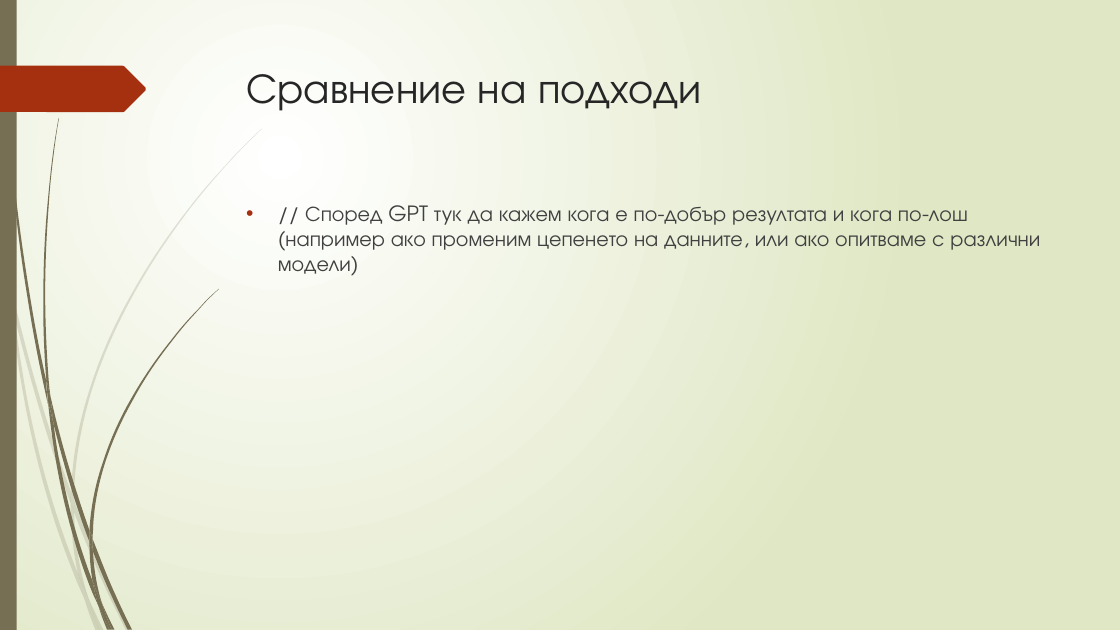
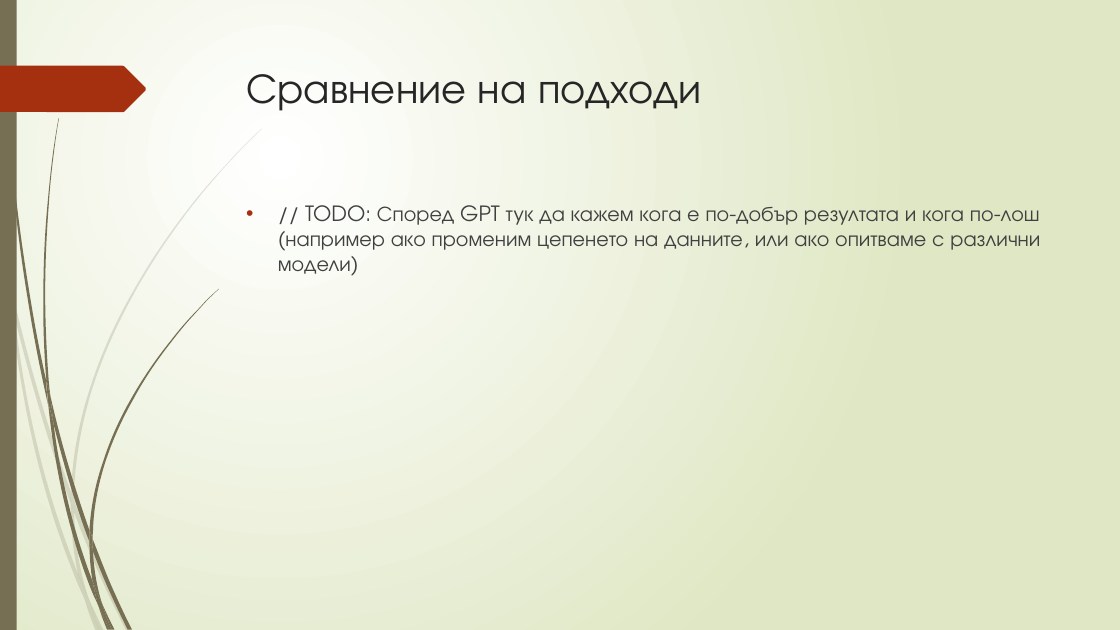
Before and after one commit to Samuil12/project_RAG, a slide deck: slide 13 of rag_presentation.pptx. Drawn at 1120x630 pixels with LibreOffice and Linux fonts; fonts in the diff are those of the drawing. Boxes give left, top, right and bottom in pixels: in the first picture for what was removed or moved away, otherwise in the second. Text is boxed around its words. In the diff, an @@ line names an element or a change of style, - is before the commit and + after.

```diff
--- a/rag_presentation.pptx
+++ b/rag_presentation.pptx
@@ text at (278,205,1040,276): text changed @@
-• // Според GPT тук да кажем кога е по-добър резултата и кога по-лош (например ако променим цепенето на данните, или ако опитваме с различни модели)
+• // TODO: Според GPT тук да кажем кога е по-добър резултата и кога по-лош (например ако променим цепенето на данните, или ако опитваме с различни модели)
```
Also in this commit, not shown: 5 other slides changed.
